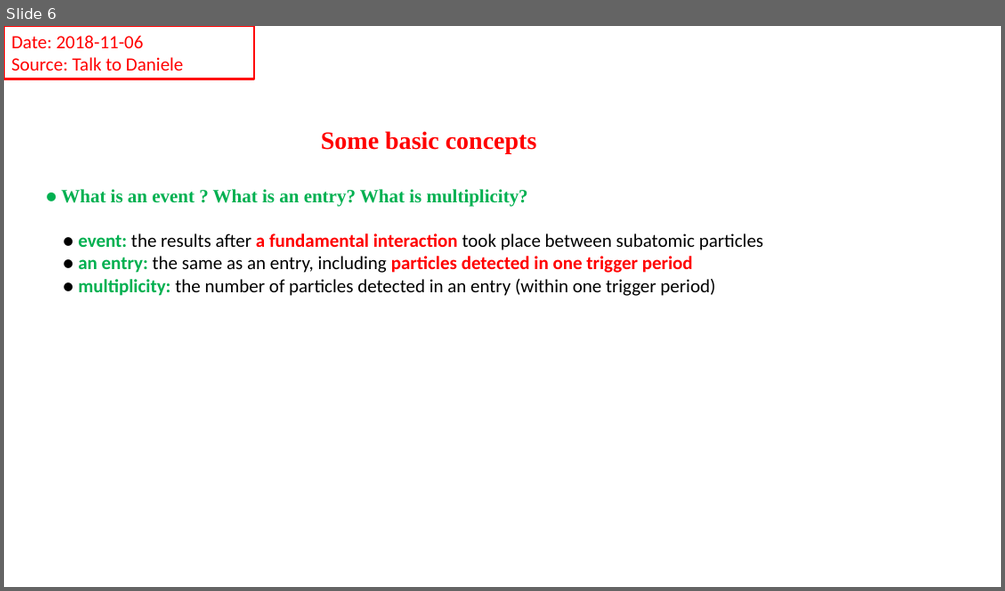
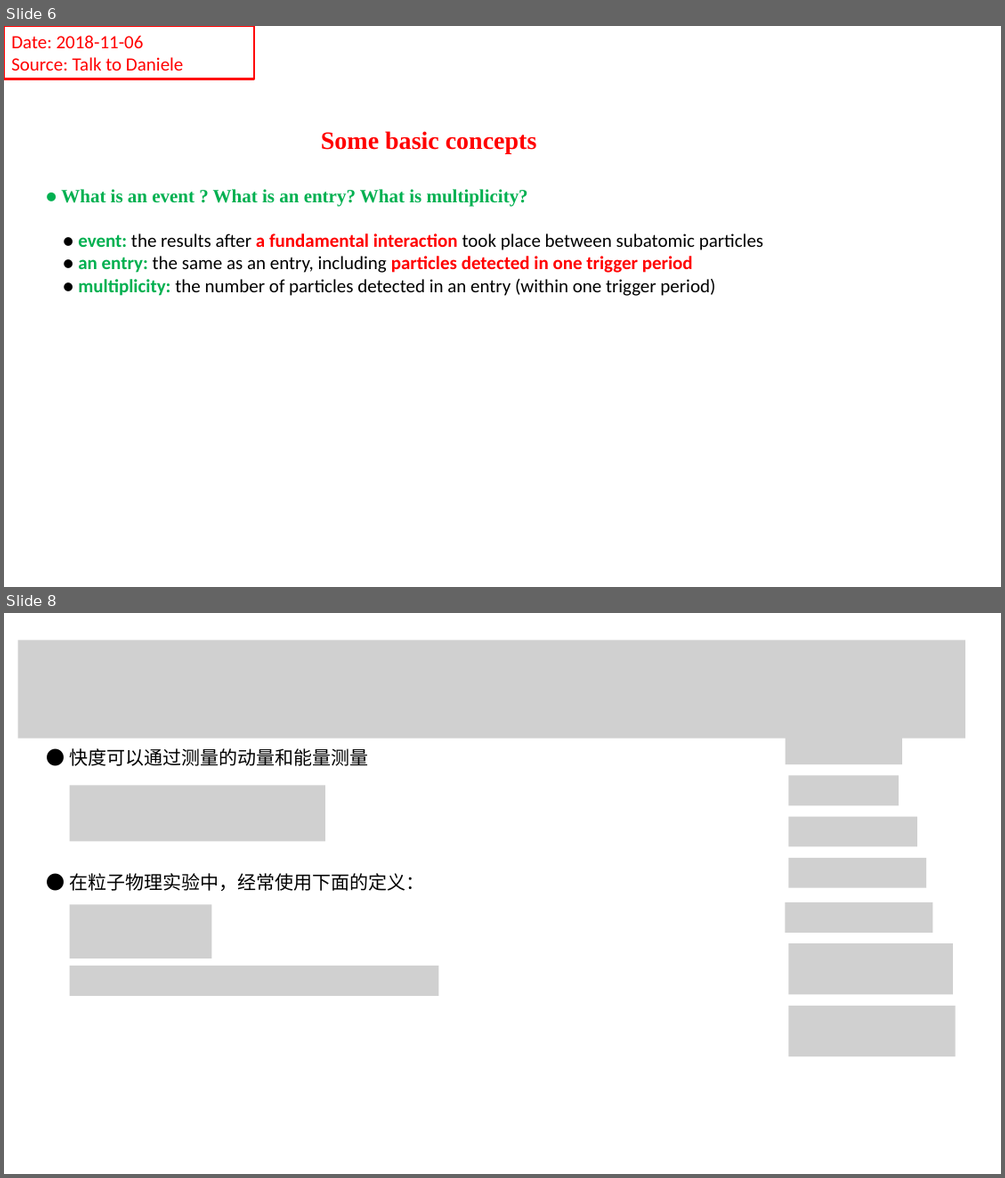
Before and after one commit to gfh16/StudyNotes, a slide deck: 01BacsiConceptsInNuclearPhysics.pptx. Shown one above the other, each under a label of ours: slide 6 before the commit, slides 6 and 8 after it; the slides between them are not shown. The pictures are 1005x591 and 1005x1178 pixels, drawn with LibreOffice and Linux fonts; fonts in the diff are those of the drawing; grey boxes stand for pictures. Boxes give left, top, right and bottom in pixels: in the first picture for what was removed or moved away, otherwise in the second. Text is boxed around its words. In the diff, an @@ line names an element or a change of style, - is before the commit and + after.

```diff
--- a/01BacsiConceptsInNuclearPhysics.pptx
+++ b/01BacsiConceptsInNuclearPhysics.pptx
@@ slide 8 added at (4,613,1001,1174), background #FFFFFF @@
@@ picture added at (18,640,966,738) @@
@@ picture added at (133,641,262,671) @@
@@ picture added at (785,697,902,727) @@
@@ picture added at (785,734,902,764) @@
@@ text added at (69,748,368,766), 18 pt, text #000000 @@
+● 快度可以通过测量的动量和能量测量
@@ picture added at (70,785,325,841) @@
@@ picture added at (788,775,898,805) @@
@@ picture added at (788,817,917,846) @@
@@ text added at (69,873,424,891), 18 pt, text #000000 @@
+● 在粒子物理实验中，经常使用下面的定义：
@@ picture added at (788,858,926,887) @@
@@ picture added at (70,905,212,958) @@
@@ picture added at (785,902,933,933) @@
@@ picture added at (788,943,953,995) @@
@@ picture added at (70,965,439,995) @@
@@ picture added at (788,1005,955,1056) @@
```
Also in this commit, not shown: 2 other slides added, 1 slide removed, 2 other files.
